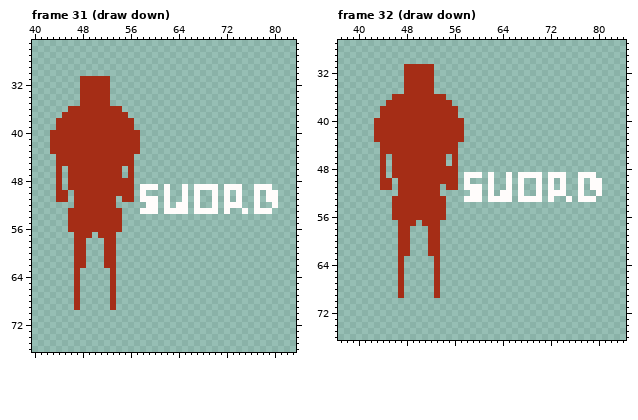
Two versions of one pixel-art file, Art/Kin Character.ase. Above is the file before it was changed.
80x80 pixels, 249 frames. Colours within 5 levels of each other are drawn and written as one. Shown: frame 31 (draw down): x 40..83, y 25..76; frame 32 (draw down): x 37..84, y 27..76. The old version is drawn lined up with the new one, on the new canvas. The commit also changed other frames, which this record leaves out.
New version:
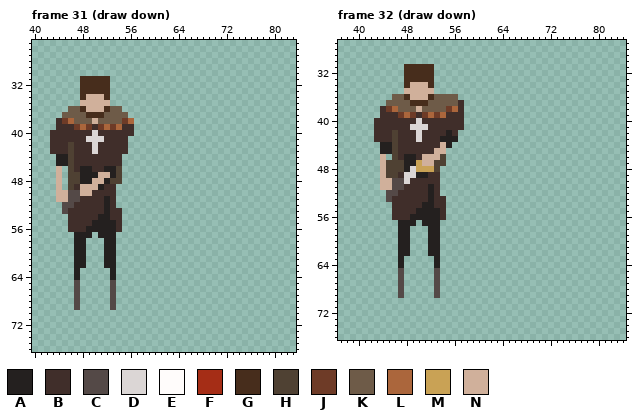
Palette (. is transparent): A #24201f  B #402e2a  C #544947  D #dbd6d5  E #fffcfb  F #a52d16  G #472d1c  H #4f4133  J #6e3b27  K #6e5b48  L #ab663c  M #c9a255  N #d0b09b
Changes in this commit:
canvas 80x80 -> 100x100, the old top-left corner now at 10,10
Changed rows in their new state; - is an unchanged pixel.
Frame 31 (draw down):
first column x 43:
31 -----GGGGG----------------------------
32 -----GGGGG----------------------------
33 -----GGGGG----------------------------
34 -----GNNNG----------------------------
35 -----NNNNN----------------------------
36 ---KKGNNNGKK--------------------------
37 --KKKKGGGKKKK-------------------------
38 -BJLKKKNKKKKJL------------------------
39 -BBBJLJBJLJLBB------------------------
40 BBBBBBBDBBBBBB.-----------------------
41 BBBBBBDDDBBBB..-----------------------
42 BBBHBBBDBBBBB..-----------------------
43 BBBHBBBDBBBBB..-----------------------
44 -AAHBBBBBBBB..------------------------
45 -AAHBBBBBBBB..------------------------
46 -N-HBAABBAAH-.------------------------
47 -N-HHAAANNAH-.------------------------
48 -N-HHAANNAHH..------------------------
49 -N-HBNNNABB...-...-.--.-....-...--...-
50 -NNCCNNBBBB...-.---.--.-.--.-.-.--.-..
51 -NNCCBBBBAB-..-...-.--.-.--.-.-.--.-..
52 --CCBBBBBAB-----..-.-..-.--.-...--.--.
53 --CBBBBBBABB---...-....-....-.--.-...-
54 ---BBBBBAABB--------------------------
55 ---BBBBAAAAB--------------------------
56 ---BBBAAAAAB--------------------------
57 ----AAA-AAA---------------------------
58 ----AA---AA---------------------------
59 ----AA---AA---------------------------
60 ----AA---AA---------------------------
61 ----AA---AA---------------------------
62 ----AA---AA---------------------------
63 ----A-----A---------------------------
64 ----A-----A---------------------------
65 ----C-----C---------------------------
66 ----C-----C---------------------------
67 ----C-----C---------------------------
68 ----C-----C---------------------------
69 ----C-----C---------------------------
Frame 32 (draw down):
first column x 43:
31 -----GGGGG----------------------------
32 -----GGGGG----------------------------
33 -----GGGGG----------------------------
34 -----GNNNG----------------------------
35 -----NNNNN----------------------------
36 ---KKGNNNGKKKK------------------------
37 --KKKKGGGKKKKKB-----------------------
38 -BJLKKKNKKKKJLB-----------------------
39 -BBBJLJBJLJLBBB-----------------------
40 BBBBBBBDBBBBBBB-----------------------
41 BBBBBBDDDBBBBBB-----------------------
42 BBBHBBBDBBBBAB.-----------------------
43 BBBHBBBDBBBAAA.-----------------------
44 -AAHBBBBBBBNA.------------------------
45 -AAHBBBBBBNN..------------------------
46 -N-HBAABNNNH-.------------------------
47 -NHHHAAMNNHH-.------------------------
48 -NHHHADMMMH...------------------------
49 -NHHBDDAABB...-...-.--.-....-...--...-
50 -NNCCDBBBBB...-.---.--.-.--.-.-.--.-..
51 -NNCCBBBBAB-..-...-.--.-.--.-.-.--.-..
52 --CCBBBBBAB-----..-.-..-.--.-...--.--.
53 --CBBBBBBABB---...-....-....-.--.-...-
54 ---BBBBBAABB--------------------------
55 ---BBBBAAAAB--------------------------
56 ---BBBAAAAAB--------------------------
57 ----AAA-AAA---------------------------
58 ----AA---AA---------------------------
59 ----AA---AA---------------------------
60 ----AA---AA---------------------------
61 ----AA---AA---------------------------
62 ----AA---AA---------------------------
63 ----A-----A---------------------------
64 ----A-----A---------------------------
65 ----C-----C---------------------------
66 ----C-----C---------------------------
67 ----C-----C---------------------------
68 ----C-----C---------------------------
69 ----C-----C---------------------------
Where, in picture pixels (left, top, right, bottom), the same in both pictures:
changed: (50, 76, 278, 310)
changed: (374, 64, 602, 298)
